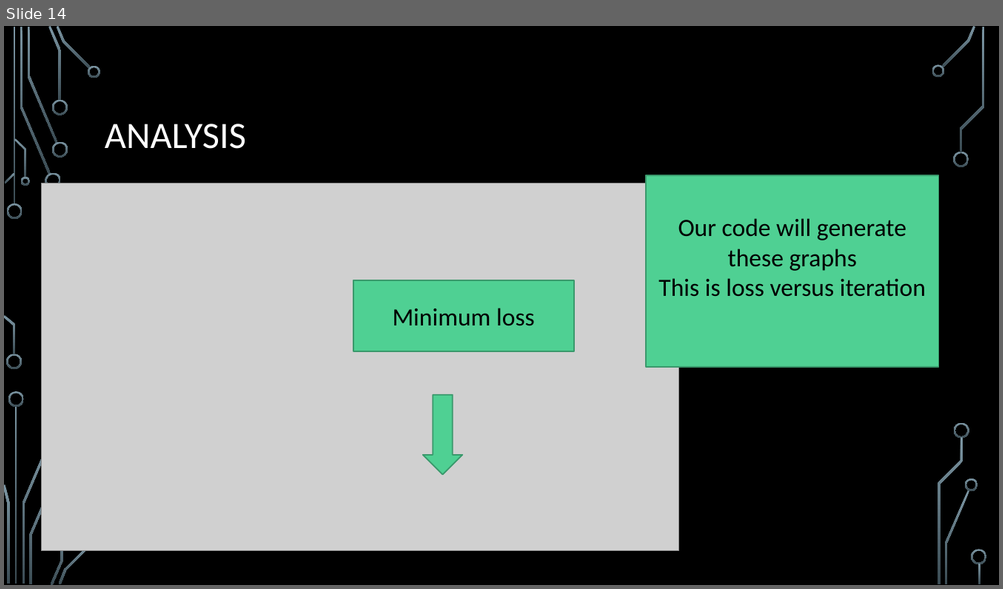
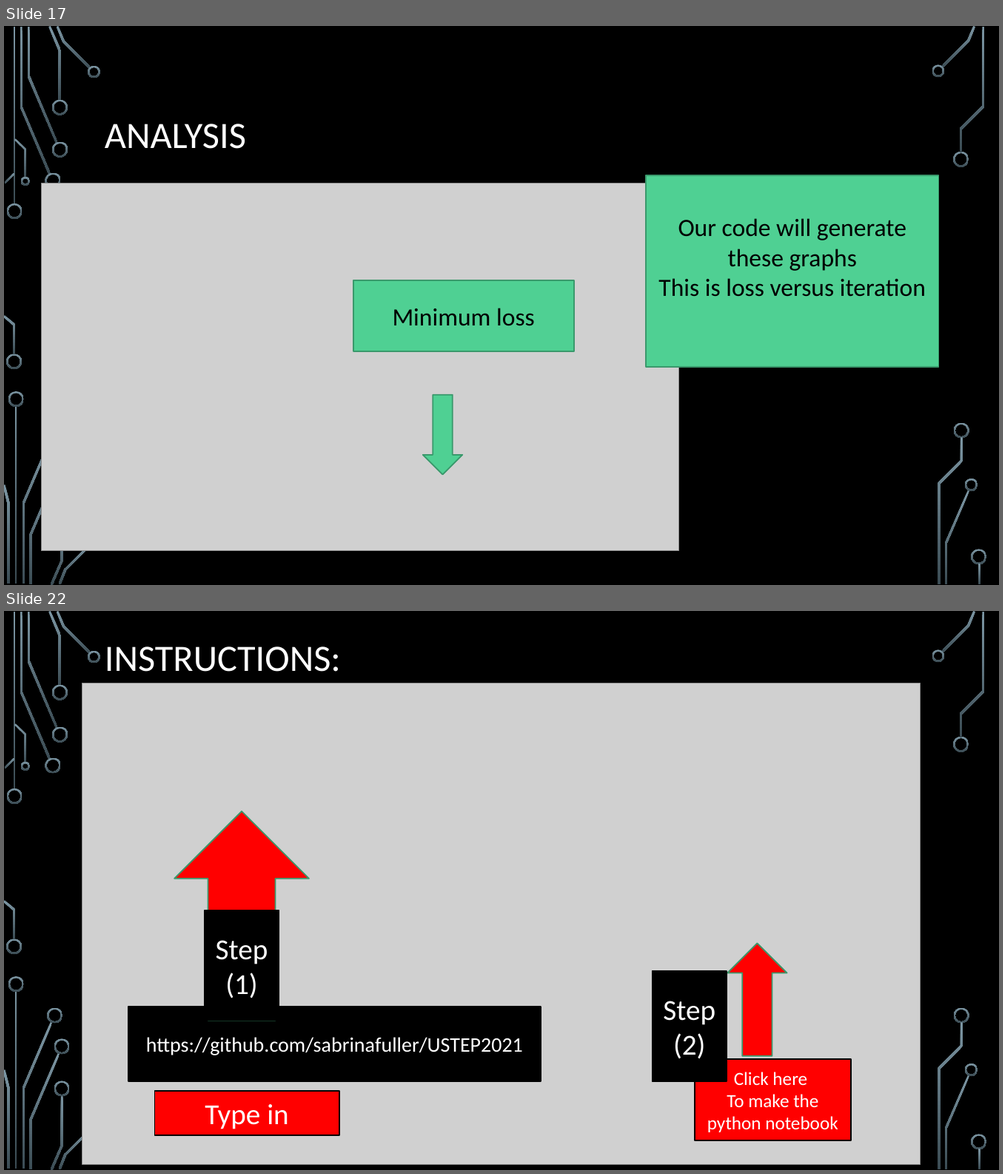
Before and after one commit to sabrinafuller/USTEP2021, a slide deck: Machine learning-ustep2020.pptx. Shown one above the other, each under a label of ours: slide 14 before the commit, slides 17 and 22 after it; the slides between them are not shown. The pictures are 1003x589 and 1003x1174 pixels, drawn with LibreOffice and Linux fonts; fonts in the diff are those of the drawing; grey boxes stand for pictures; background and template pictures are left out. Boxes give left, top, right and bottom in pixels: in the first picture for what was removed or moved away, otherwise in the second. Text is boxed around its words. In the diff, an @@ line names an element or a change of style, - is before the commit and + after.

```diff
--- a/Machine learning-ustep2020.pptx
+++ b/Machine learning-ustep2020.pptx
@@ slide 22 added at (4,611,999,1170), background picture (left out); not listed: 32 template elements that a slide beside it also shows @@
@@ title added at (105,647,341,672), 36 pt, text #FFFFFF @@
+INSTRUCTIONS:
@@ picture added at (82,684,920,1165) @@
@@ right arrow added at (174,812,308,1021), fill #FF0000, outline #3A9A6D 1.25 pt @@
@@ rectangle added at (205,910,279,1021), fill #000000, outline #000000 1.25 pt, 28 pt, text #FFFFFF @@
+Step (1)
@@ right arrow added at (728,943,787,1056), fill #FF0000, outline #3A9A6D 1.25 pt @@
@@ rectangle added at (652,971,726,1082), fill #000000, outline #000000 1.25 pt, 28 pt, text #FFFFFF @@
+Step (2)
@@ freeform shape added at (47,1008,63,1024), fill gradient #7C96A3 to #3B4C54 @@
@@ rectangle added at (128,1007,540,1082), fill #000000, outline #000000 1.25 pt, 20 pt, text #FFFFFF @@
+https://github.com/sabrinafuller/USTEP2021
@@ freeform shape added at (54,1039,70,1055), fill gradient #7C96A3 to #3B4C54 @@
@@ rectangle added at (694,1059,851,1141), fill #FF0000, outline #000000 1.25 pt, 18 pt, text #FFFFFF @@
+Click here
+To make the python notebook
@@ freeform shape added at (54,1081,70,1096), fill gradient #7C96A3 to #3B4C54 @@
@@ rectangle added at (155,1091,339,1136), fill #FF0000, outline #000000 1.25 pt, 28 pt, text #FFFFFF @@
+Type in
@@ what was slide 14 is now slide 17 @@
```
Also in this commit, not shown: 5 slides changed, 6 other slides added.
